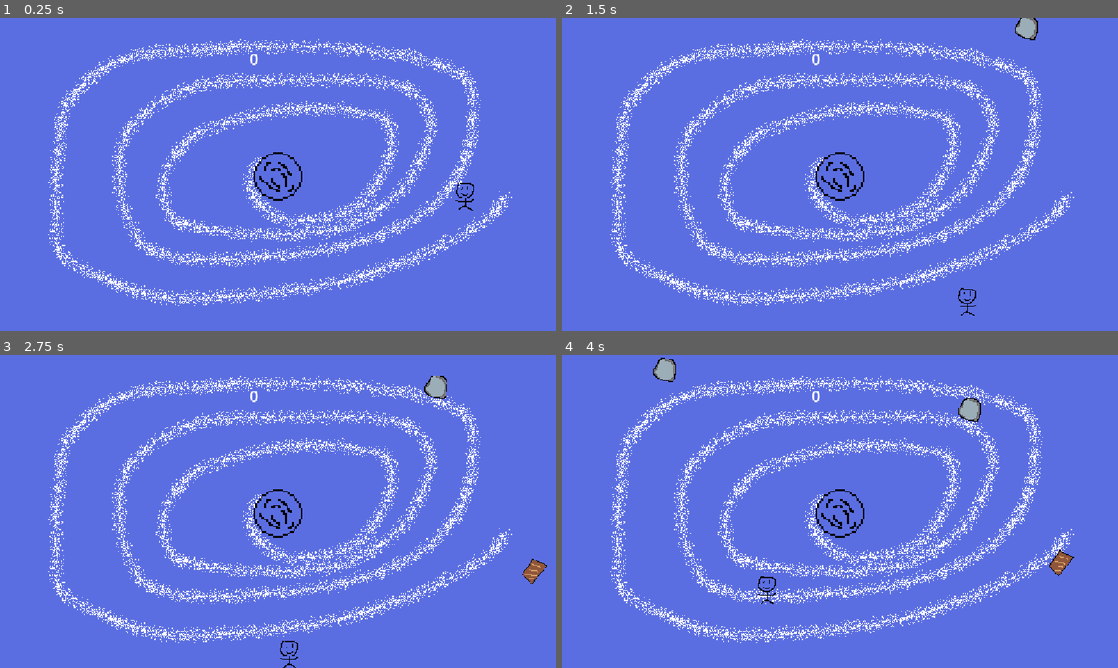
Above: before the commit, frames 1-4 (two rows, left to right).
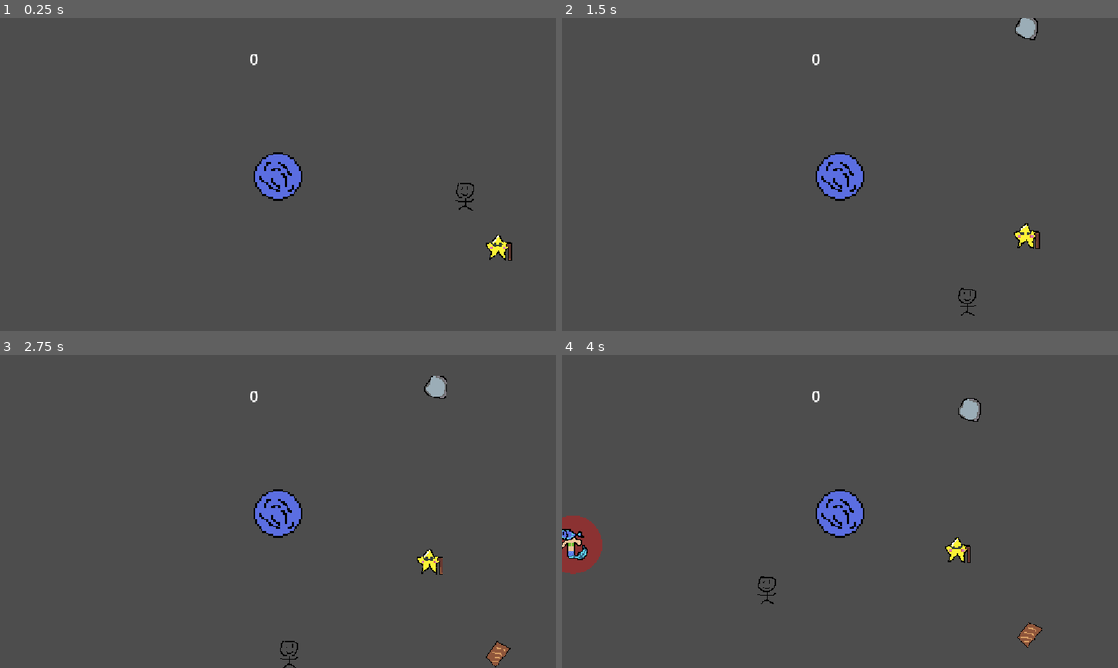
Above: after the commit, the same moments.

Repository: dangt0n78-jpg/surfin
Game: Godot game, scene res://_scenes/main.tscn
Same seed, same stepped clock (60 frames per second), same inputs: the game is played once before the commit and once after it.
Inputs:
- Up to frame 1 (0.25 s): no input
- Up to frame 2 (1.5 s): hold Space (action) 0.53-1.28 s; tap Space (action) at 1.35 s
- Up to frame 3 (2.75 s): hold Space (action) from 2.03 s (still down)
- Up to frame 4 (4 s): release Space (action) at 2.78 s; tap Space (action) at 2.85 s; hold Space (action) from 3.53 s (still down)

The runs differ from the first frame. In frame 1, 99% of the frame differs, in the area x 0-100%, y 0-100%; in frame 2, 99%; in frame 3, 99%; in frame 4, 99%.

Commit message:
add invincible state

Diff:
--- a/_scenes/main.tscn
+++ b/_scenes/main.tscn
@@ -7,6 +7,7 @@
 [ext_resource type="PackedScene" uid="uid://obtfve6lbv7q" path="res://_scenes/stone.tscn" id="3_6bnj4"]
 [ext_resource type="PackedScene" uid="uid://cksslyoqa5srt" path="res://_scenes/mermaid.tscn" id="4_7kglf"]
 [ext_resource type="Texture2D" uid="uid://b5p2qiwdu1ux0" path="res://_assets/background.png" id="4_owtmn"]
+[ext_resource type="PackedScene" uid="uid://by3vc5puq43oc" path="res://_scenes/super_star.tscn" id="5_g15ir"]
 [ext_resource type="Script" uid="uid://dcapnkx7oycw3" path="res://_scripts/special_marker.gd" id="6_ce27d"]
 [ext_resource type="PackedScene" uid="uid://dh8j24qc7k87s" path="res://_scenes/tentecle.tscn" id="7_urak4"]
 [ext_resource type="PackedScene" uid="uid://c2dfffnl7l8dg" path="res://_scenes/bomb.tscn" id="8_hi6yo"]
@@ -19,9 +20,10 @@
 
 [node name="main" type="Node" unique_id=1092437447]
 script = ExtResource("1_lavtb")
-SCENES = Array[PackedScene]([ExtResource("3_3q5j6"), ExtResource("3_6bnj4"), ExtResource("4_7kglf")])
+SCENES = Array[PackedScene]([ExtResource("3_3q5j6"), ExtResource("3_6bnj4"), ExtResource("4_7kglf"), ExtResource("5_g15ir")])
 
 [node name="TextureRect" type="TextureRect" parent="." unique_id=496991138]
+visible = false
 offset_right = 1152.0
 offset_bottom = 648.0
 texture = ExtResource("4_owtmn")
@@ -93,6 +95,13 @@
 [node name="Timer" type="Timer" parent="Special_marker" unique_id=2599832]
 autostart = true
 
+[node name="star_timer" type="Timer" parent="." unique_id=2088714160]
+wait_time = 30.0
+autostart = true
+
+[node name="super_star" parent="." unique_id=495668960 instance=ExtResource("5_g15ir")]
+position = Vector2(1050, 482)
+
 [connection signal="pressed" from="CanvasLayer/Button" to="." method="_on_button_pressed"]
 [connection signal="timeout" from="plank_timer" to="." method="_on_plank_timer_timeout"]
 [connection signal="timeout" from="Special_marker/Timer" to="Special_marker" method="_on_timer_timeout"]
--- a/_scenes/player.tscn
+++ b/_scenes/player.tscn
@@ -2,14 +2,14 @@
 
 [ext_resource type="Texture2D" uid="uid://b1puoyekq4tdw" path="res://_assets/plauy.png" id="1_510c4"]
 [ext_resource type="Script" uid="uid://gw7vw20nisej" path="res://_scripts/player.gd" id="1_thi1k"]
+[ext_resource type="Texture2D" uid="uid://b4gg3hxnaj3fq" path="res://_assets/plauy-invincible.png" id="3_d5x3m"]
 
 [sub_resource type="RectangleShape2D" id="RectangleShape2D_3owqy"]
 size = Vector2(27, 41)
 
 [node name="Player" type="CharacterBody2D" unique_id=830179734]
-position = Vector2(1138, 618)
+position = Vector2(1145, 619)
 script = ExtResource("1_thi1k")
-metadata/_edit_group_ = true
 
 [node name="Sprite2D" type="Sprite2D" parent="." unique_id=1106295614]
 scale = Vector2(1.828125, 1.828125)
@@ -18,3 +18,24 @@
 [node name="CollisionShape2D" type="CollisionShape2D" parent="." unique_id=1094231965]
 position = Vector2(-3.5, 0.5)
 shape = SubResource("RectangleShape2D_3owqy")
+
+[node name="invincible" type="Sprite2D" parent="." unique_id=1583219323]
+visible = false
+position = Vector2(-3.8146973e-06, 7.390976e-06)
+scale = Vector2(1.641, 1.828)
+texture = ExtResource("3_d5x3m")
+
+[node name="invincible_timer" type="Timer" parent="." unique_id=319886773]
+wait_time = 10.0
+
+[node name="Label" type="Label" parent="." unique_id=276519941]
+visible = false
+offset_left = -22.0
+offset_top = -48.0
+offset_right = 18.0
+offset_bottom = -25.0
+theme_override_font_sizes/font_size = 16
+horizontal_alignment = 1
+vertical_alignment = 1
+
+[connection signal="timeout" from="invincible_timer" to="." method="_on_invincible_timer_timeout"]
--- /dev/null
+++ b/_scenes/super_star.tscn
@@ -0,0 +1,20 @@
+[gd_scene format=3 uid="uid://by3vc5puq43oc"]
+
+[ext_resource type="Script" uid="uid://b1w635ulr1ox6" path="res://_scripts/super_star.gd" id="1_akkve"]
+[ext_resource type="Texture2D" uid="uid://y76163neyly0" path="res://_assets/superstar.png" id="2_ekjvi"]
+
+[sub_resource type="CircleShape2D" id="CircleShape2D_3owqy"]
+radius = 29.068884
+
+[node name="super_star" type="Area2D" unique_id=495668960 groups=["score obstacle"]]
+script = ExtResource("1_akkve")
+metadata/_edit_group_ = true
+
+[node name="Sprite2D" type="Sprite2D" parent="." unique_id=648195778]
+scale = Vector2(1.8, 1.8)
+texture = ExtResource("2_ekjvi")
+
+[node name="CollisionShape2D" type="CollisionShape2D" parent="." unique_id=529713689]
+shape = SubResource("CircleShape2D_3owqy")
+
+[connection signal="body_entered" from="." to="." method="_on_body_entered"]
--- a/_scripts/hole.gd
+++ b/_scripts/hole.gd
@@ -3,8 +3,9 @@
 
 
 func _on_body_entered(body: Node2D) -> void:
-	body.die()
-	body.queue_free()
+	if body.invincible_state == false:
+		body.die()
+		body.queue_free()
 
 
 func _on_area_entered(area: Area2D) -> void:
--- a/_scripts/main.gd
+++ b/_scripts/main.gd
@@ -2,7 +2,9 @@
 
 @export var SCENES : Array[PackedScene] = []
 @onready var player :CharacterBody2D= $Player
+@export var star_chance :float= 1
 const MERMAID = preload("uid://cksslyoqa5srt")
+const SUPER_STAR = preload("uid://by3vc5puq43oc")
 
 func _ready() -> void:
 	player.died.connect(_on_player_died)
@@ -24,6 +26,10 @@
 	var random_scene :PackedScene= SCENES.pick_random()
 	while random_scene == MERMAID and Stats.score < 5:
 		random_scene = SCENES.pick_random()
+
+	while random_scene == SUPER_STAR and star_chance != randi_range(1, 20) and $star_timer.timeout:
+		random_scene = SCENES.pick_random()
+
 	var scenes = random_scene.instantiate()
 	scenes.global_position = $obstacle_path/obstacle_spawn_location.global_position
 	if scenes.is_in_group("score obstacle"):
--- a/_scripts/planks.gd
+++ b/_scripts/planks.gd
@@ -11,5 +11,6 @@
 	position += to_center
 
 func _on_body_entered(body: Node2D) -> void:
-	body.die()
-	body.queue_free()
+	if body.invincible_state == false:
+		body.die()
+		body.queue_free()
--- a/_scripts/player.gd
+++ b/_scripts/player.gd
@@ -8,6 +8,7 @@
 @export var acceleration :float = 300.0
 @export var deceleration :float = 400.0
 
+var invincible_state :bool= false
 const GOLDEN_SPIRAL_RATIO = 0.30635
 var center_pos :Vector2
 var current_speed :float= 0
@@ -45,4 +46,20 @@
 	velocity = velocity.move_toward(player_velocity, 600.0 * delta)
 	position.x = clamp(position.x, 24.0, 1138.0)
 	position.y = clamp(position.y, 31.0, 618.0)
+	if invincible_state:
+		$Label.show()
+		$Label.text = str(int($invincible_timer.time_left))
 	move_and_slide()
+
+func _invincible():
+	invincible_state = true
+	$Sprite2D.hide()
+	$invincible.show()
+	$invincible_timer.start()
+
+
+func _on_invincible_timer_timeout() -> void:
+	invincible_state = false
+	$Label.hide()
+	$Sprite2D.show()
+	$invincible.hide()
--- /dev/null
+++ b/_scripts/super_star.gd
@@ -0,0 +1,16 @@
+extends Area2D
+
+@export var pull_force :float= 120.0
+var center_pos :Vector2
+
+func _ready() -> void:
+	center_pos = get_viewport_rect().size / 2.0
+
+func _process(delta: float) -> void:
+	var to_center:Vector2 = (center_pos - global_position).normalized()
+	position += to_center
+
+func _on_body_entered(body: Node2D) -> void:
+	body._invincible()
+	Stats.score += 1
+	queue_free()
--- a/_scripts/tentecle.gd
+++ b/_scripts/tentecle.gd
@@ -3,8 +3,9 @@
 
 
 func _on_body_entered(body: Node2D) -> void:
-	body.die()
-	body.queue_free()
+	if body.invincible_state == false:
+		body.die()
+		body.queue_free()
 
 
 func _on_alive_timer_timeout() -> void:
Binary file added: _assets/plauy-invincible.png
Not shown, added: _assets/plauy-invincible.png.import
Binary file added: _assets/superstar.png
Not shown, added: _assets/superstar.png.import
Not shown, added: _scripts/super_star.gd.uid
Not shown, added: export_presets.cfg
